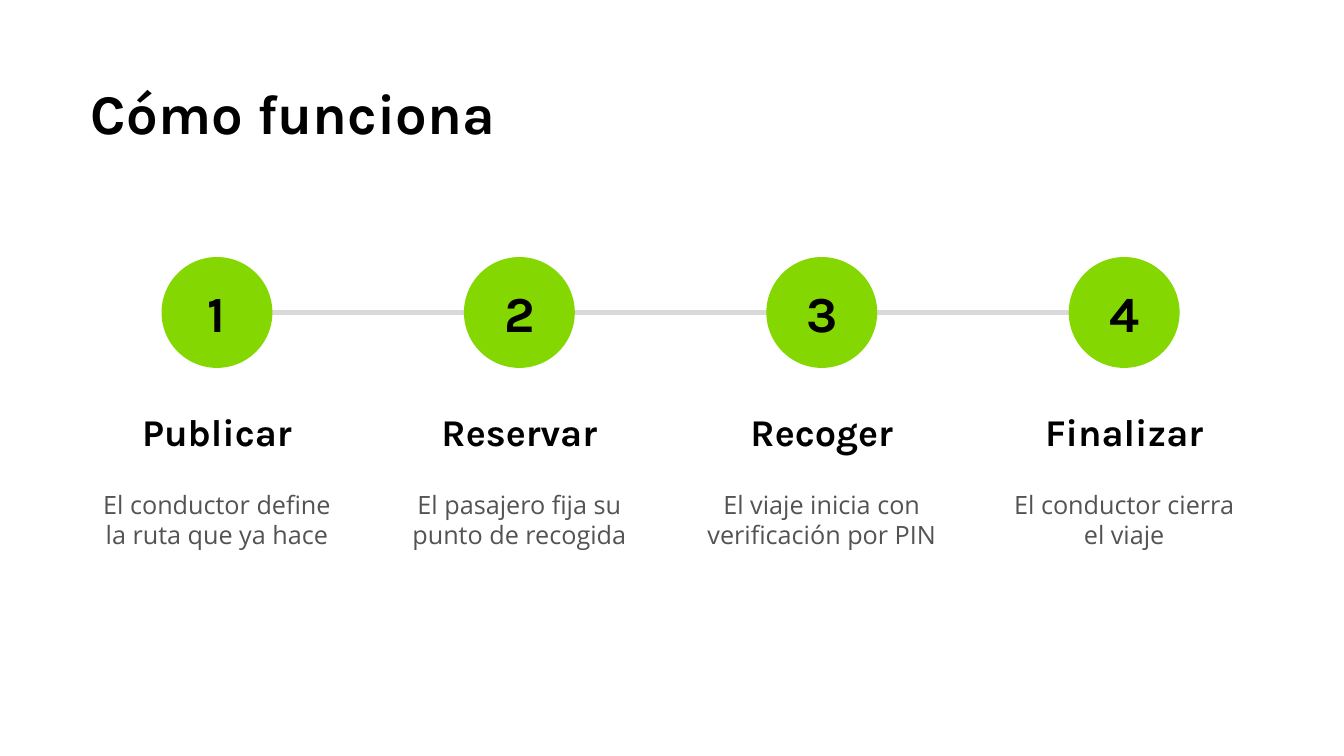
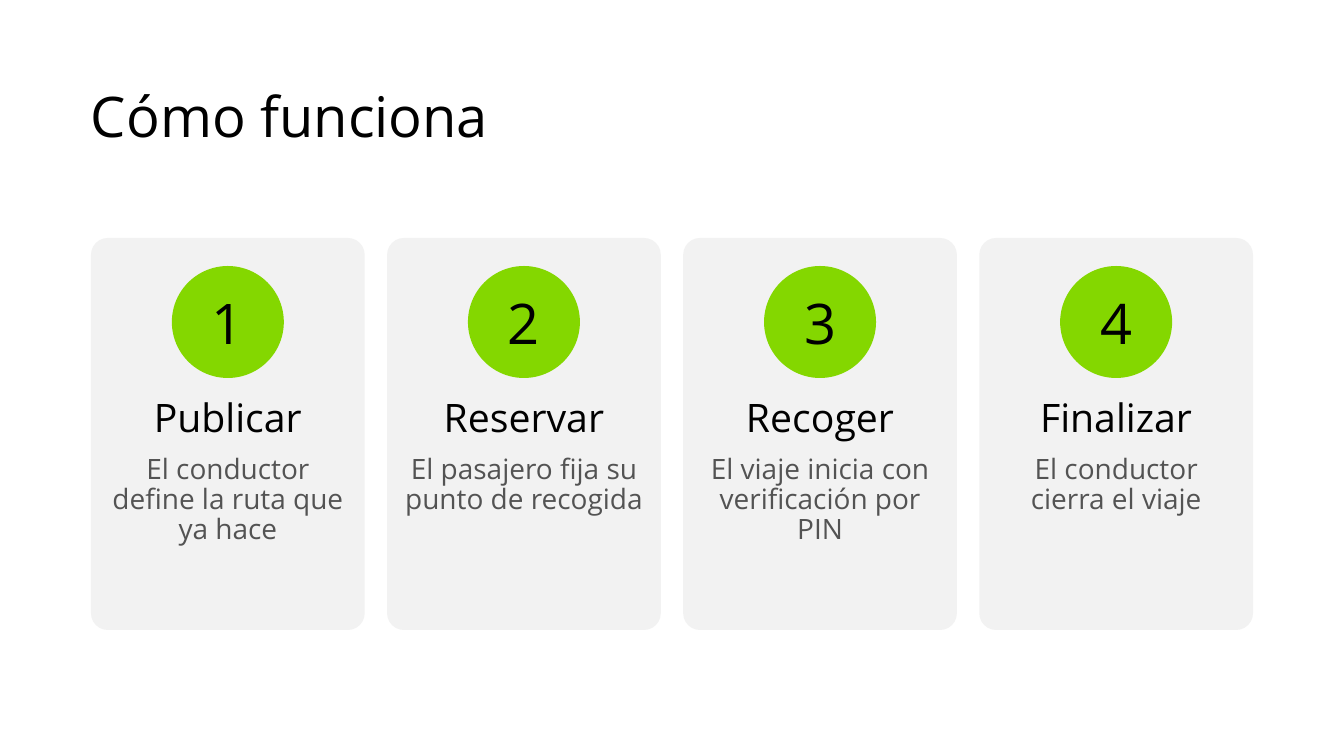
Before and after one commit to Santiago-Serrano2004/UniWheels, a slide deck: slide 7 of tesis/presentacion/UniWheels_Semana_Ingenieria_2026.pptx. Drawn at 1344x756 pixels with LibreOffice and Linux fonts; fonts in the diff are those of the drawing; background and template pictures are left out. Boxes give left, top, right and bottom in pixels: in the first picture for what was removed or moved away, otherwise in the second. Text is boxed around its words. In the diff, an @@ line names an element or a change of style, - is before the commit and + after.

```diff
--- a/tesis/presentacion/UniWheels_Semana_Ingenieria_2026.pptx
+++ b/tesis/presentacion/UniWheels_Semana_Ingenieria_2026.pptx
@@ text "Cómo funciona" at [91, 94, 488, 138]: font Karla to Open Sans, bold off; line spacing 1 to 0.9 @@
@@ rounded rectangle added at [91, 238, 365, 630], fill #F2F2F2 @@
@@ rounded rectangle added at [387, 238, 661, 630], fill #F2F2F2 @@
@@ rounded rectangle added at [683, 238, 957, 630], fill #F2F2F2 @@
@@ rounded rectangle added at [979, 238, 1253, 630], fill #F2F2F2 @@
@@ ellipse "1": place and size @@
-ellipse "1" at [161, 257, 272, 368]
+ellipse "1" at [172, 266, 284, 378]
@@ ellipse "2": place and size @@
-ellipse "2" at [464, 257, 575, 368]
+ellipse "2" at [468, 266, 580, 378]
@@ ellipse "3": place and size @@
-ellipse "3" at [766, 257, 877, 368]
+ellipse "3" at [764, 266, 876, 378]
@@ size 72 to 80 pt, font Karla to Open Sans, bold off in 4 elements at [172, 266, 284, 378], [764, 266, 876, 378], [468, 266, 580, 378], [1060, 266, 1172, 378] @@
@@ ellipse "4": place and size @@
-ellipse "4" at [1068, 257, 1179, 368]
+ellipse "4" at [1060, 266, 1172, 378]
@@ line removed from (217, 312) to (1124, 312) @@
@@ text "Publicar": place and size @@
-text "Publicar" at [142, 419, 292, 447]
+text "Publicar" at [154, 402, 302, 433]
@@ text "Reservar": place and size @@
-text "Reservar" at [441, 421, 597, 447]
+text "Reservar" at [444, 404, 604, 433]
@@ text "Recoger": place and size @@
-text "Recoger" at [750, 421, 893, 455]
+text "Recoger" at [746, 404, 894, 442]
@@ size 54 to 56 pt, font Karla to Open Sans, bold off; line spacing 1 to 0.9 in 4 elements at [154, 402, 302, 433], [746, 404, 894, 442], [444, 404, 604, 433], [1040, 402, 1192, 433] @@
@@ text "Finalizar": place and size @@
-text "Finalizar" at [1045, 419, 1203, 447]
+text "Finalizar" at [1040, 402, 1192, 433]
@@ text "El conductor define la ruta ...": place and size @@
-text "El conductor define la ruta ..." at [103, 494, 331, 550]
+text "El conductor define la ruta ..." at [112, 457, 343, 546]
@@ text "El pasajero fija su punto ...": place and size @@
-text "El pasajero fija su punto ..." at [412, 494, 626, 550]
+text "El pasajero fija su punto ..." at [405, 457, 643, 516]
@@ text "El viaje inicia con verificación ...": place and size @@
-text "El viaje inicia con verificación ..." at [707, 495, 936, 550]
+text "El viaje inicia con verificación ..." at [711, 457, 929, 539]
@@ size 36 to 40 pt; line spacing 1 to 0.9 in 4 elements at [112, 457, 343, 546], [711, 457, 929, 539], [405, 457, 643, 516], [1031, 457, 1201, 516] @@
@@ text "El conductor cierra el viaje": place and size @@
-text "El conductor cierra el viaje" at [1014, 495, 1234, 550]
+text "El conductor cierra el viaje" at [1031, 457, 1201, 516]
```
Also in this commit, not shown: 13 other slides changed, 4 slides added, 4 slides removed, 19 other files.
